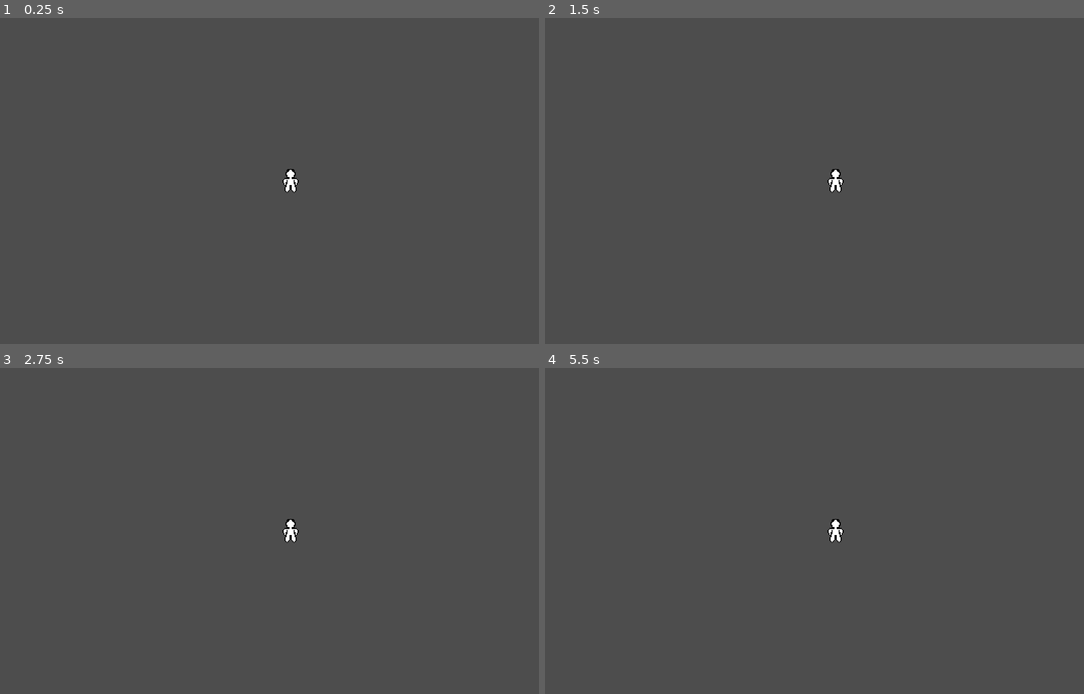
Above: before the commit, frames 1-4 (two rows, left to right).
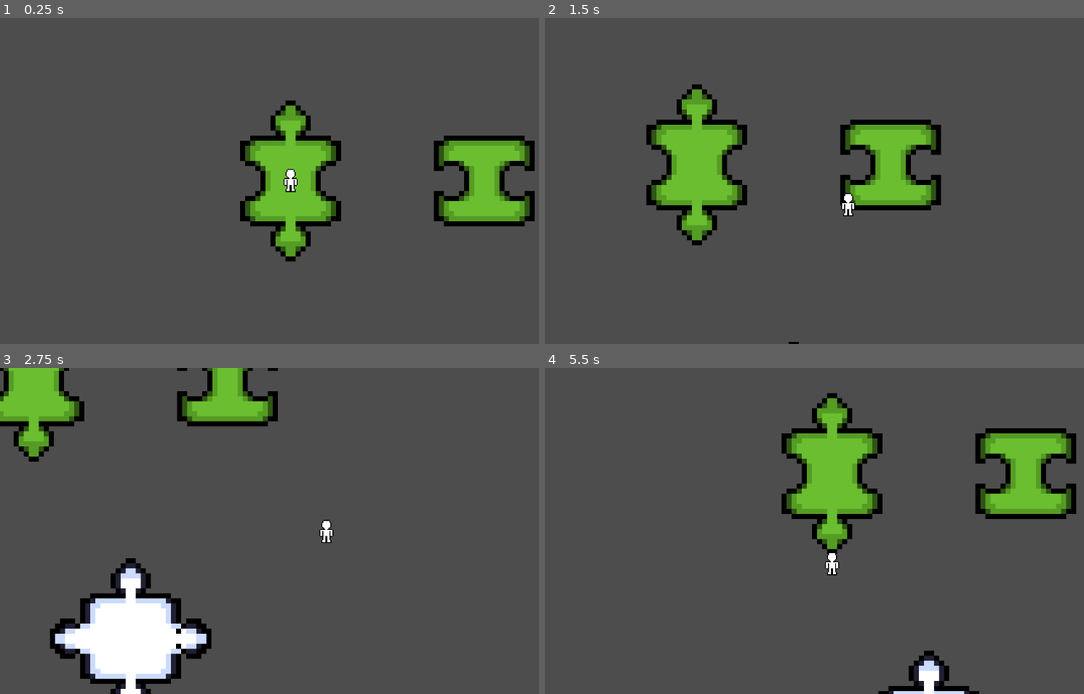
Above: after the commit, the same moments.

Repository: TomasMirandaEros/Juego-Jam
Game: Godot game, scene res://Nivel.tscn
Same seed, same stepped clock (60 frames per second), same inputs: the game is played once before the commit and once after it.
Inputs (mouse positions are in pixels of both pictures, inside the frame that each line leads up to):
- Up to frame 1 (0.25 s): no input
- Up to frame 2 (1.5 s): tap Enter at 0.5 s; move the mouse to (965, 164) at 0.52 s; hold Right (ui_right) 0.53-1.28 s; click (965, 164) at 0.6 s; move the mouse to (717, 197) at 1.27 s; hold Down (ui_down) from 1.28 s (still down); click (717, 197) at 1.35 s
- Up to frame 3 (2.75 s): move the mouse to (350, 459) at 2.02 s; release Down (ui_down) at 2.03 s; hold Right (ui_right) from 2.03 s (still down); click (350, 459) at 2.1 s
- Up to frame 4 (5.5 s): move the mouse to (809, 596) at 2.77 s; release Right (ui_right) at 2.78 s; hold Up (ui_up) 2.78-3.53 s; click (809, 596) at 2.85 s; move the mouse to (1008, 579) at 3.52 s; hold Left (ui_left) 3.53-5.03 s; click (1008, 579) at 3.6 s; move the mouse to (663, 482) at 4.27 s; click (663, 482) at 4.35 s; move the mouse to (863, 531) at 5.02 s; hold Down (ui_down) from 5.03 s (still down); click (863, 531) at 5.1 s

The runs differ from the first frame. In frame 1, 9.8% of the frame differs, in the area x 44-100%, y 25-75%; in frame 2, 10%; in frame 3, 13%, in the area x 0-62%, y 0-100%; in frame 4, 11%.

Commit message:
lopez 0.9

Diff:
--- a/Escenas/Icono purba.tscn
+++ /dev/null
@@ -1,6 +0,0 @@
-[gd_scene load_steps=2 format=3 uid="uid://bb0f35vmm56yn"]
-
-[ext_resource type="Texture2D" uid="uid://iffbqgghwnin" path="res://Escenas/icon.svg" id="1_jb30t"]
-
-[node name="Icon" type="Sprite2D"]
-texture = ExtResource("1_jb30t")
--- /dev/null
+++ b/Escenas/Piezas/Blancas/pieza_blanca.tscn
@@ -0,0 +1,20 @@
+[gd_scene load_steps=4 format=3 uid="uid://cknheak3qlgq0"]
+
+[ext_resource type="PackedScene" uid="uid://be0815nct7g1n" path="res://Escenas/Piezas/pieza_padre.tscn" id="1_6n74l"]
+[ext_resource type="Script" path="res://Scripts/pieza_blanca.gd" id="2_qwcgu"]
+[ext_resource type="Texture2D" uid="uid://bm7ml1l7an6wh" path="res://sprites fichas/Ficha_1_B.png" id="3_rdwar"]
+
+[node name="Pieza_blanca" instance=ExtResource("1_6n74l")]
+script = ExtResource("2_qwcgu")
+
+[node name="Sprite2D" parent="." index="0"]
+texture = ExtResource("3_rdwar")
+
+[node name="Area2D" type="Area2D" parent="." index="1"]
+
+[node name="CollisionPolygon2D" type="CollisionPolygon2D" parent="Area2D" index="0"]
+polygon = PackedVector2Array(12, -76, 12, -44, 44, -36, 52, -12, 76, -12, 76, 12, 52, 12, 44, 36, 12, 44, 12, 76, -12, 76, -12, 44, -44, 36, -52, 12, -76, 12, -76, -12, -52, -12, -44, -36, -12, -44, -12, -76)
+
+[connection signal="body_entered" from="Area2D" to="." method="_on_area_2d_body_entered"]
+[connection signal="body_exited" from="Area2D" to="." method="_on_area_2d_body_exited"]
+[connection signal="input_event" from="Area2D" to="." method="_on_area_2d_input_event"]
--- /dev/null
+++ b/Escenas/Piezas/Verdes/pieza_verde_1.tscn
@@ -0,0 +1,11 @@
+[gd_scene load_steps=4 format=3 uid="uid://bwlirblhgesa2"]
+
+[ext_resource type="PackedScene" uid="uid://be0815nct7g1n" path="res://Escenas/Piezas/pieza_padre.tscn" id="1_au0om"]
+[ext_resource type="Script" path="res://Scripts/Pieza_verde 1.gd" id="2_b8scn"]
+[ext_resource type="Texture2D" uid="uid://bjn46me1qlfmc" path="res://sprites fichas/ficha1.png" id="3_6hqnl"]
+
+[node name="Pieza_verde" instance=ExtResource("1_au0om")]
+script = ExtResource("2_b8scn")
+
+[node name="Sprite2D" parent="." index="0"]
+texture = ExtResource("3_6hqnl")
--- /dev/null
+++ b/Escenas/Piezas/Verdes/pieza_verde_2.tscn
@@ -0,0 +1,9 @@
+[gd_scene load_steps=3 format=3 uid="uid://bcucqtq3okgws"]
+
+[ext_resource type="PackedScene" uid="uid://bwlirblhgesa2" path="res://Escenas/Piezas/Verdes/pieza_verde_1.tscn" id="1_kbt7f"]
+[ext_resource type="Texture2D" uid="uid://y1nglmc4u1om" path="res://sprites fichas/ficha4.png" id="2_0vjsk"]
+
+[node name="Pieza_verde_2" instance=ExtResource("1_kbt7f")]
+
+[node name="Sprite2D" parent="." index="0"]
+texture = ExtResource("2_0vjsk")
--- /dev/null
+++ b/Escenas/Piezas/pieza_padre.tscn
@@ -0,0 +1,10 @@
+[gd_scene load_steps=2 format=3 uid="uid://kr66w1n28mfn"]
+
+[ext_resource type="Script" path="res://Scripts/pieza.gd" id="1_hp3bq"]
+
+[node name="Pieza Padre" type="Node2D" groups=["GrupoDePiezas"]]
+position = Vector2(68, 44)
+script = ExtResource("1_hp3bq")
+
+[node name="Sprite2D" type="Sprite2D" parent="." groups=["GrupoDePiezas"]]
+scale = Vector2(5, 5)
--- a/Escenas/character_body_2d.tscn
+++ b/Escenas/character_body_2d.tscn
@@ -1,18 +1,17 @@
 [gd_scene load_steps=4 format=3 uid="uid://c3x8wjay2v1tm"]
 
-[ext_resource type="Script" path="res://Escenas/character_body_2d.gd" id="1_ekjnj"]
+[ext_resource type="Script" path="res://Scripts/character_body_2d.gd" id="1_s5e71"]
 [ext_resource type="Texture2D" uid="uid://vfdm5k34bf1x" path="res://sprites fichas/PJ-1.png" id="2_l5wao"]
 
-[sub_resource type="CapsuleShape2D" id="CapsuleShape2D_b77hp"]
-radius = 5.0
-height = 10.0
+[sub_resource type="RectangleShape2D" id="RectangleShape2D_0lmlr"]
+size = Vector2(12, 5)
 
-[node name="CharacterBody2D" type="CharacterBody2D"]
-script = ExtResource("1_ekjnj")
+[node name="jugador" type="CharacterBody2D"]
+script = ExtResource("1_s5e71")
 
 [node name="CollisionShape2D" type="CollisionShape2D" parent="."]
-position = Vector2(0, 8)
-shape = SubResource("CapsuleShape2D_b77hp")
+position = Vector2(0, 9.5)
+shape = SubResource("RectangleShape2D_0lmlr")
 
 [node name="Sprite2D" type="Sprite2D" parent="."]
 position = Vector2(0, -1)
@@ -20,3 +19,6 @@
 
 [node name="Camera2D" type="Camera2D" parent="."]
 zoom = Vector2(2, 2)
+limit_smoothed = true
+position_smoothing_enabled = true
+editor_draw_drag_margin = true
--- /dev/null
+++ b/Escenas/npc.tscn
@@ -0,0 +1,15 @@
+[gd_scene load_steps=3 format=3 uid="uid://d3es4arler8yv"]
+
+[ext_resource type="Texture2D" uid="uid://fjuijexbtcil" path="res://sprites fichas/PJ-2.png" id="1_2je2m"]
+[ext_resource type="PackedScene" uid="uid://dk37evnwulvyx" path="res://Escenas/Pensamientos/PensamientoPieza 1_B .tscn" id="2_q75lo"]
+
+[node name="NPC" type="CharacterBody2D"]
+
+[node name="Sprite2D" type="Sprite2D" parent="."]
+texture = ExtResource("1_2je2m")
+
+[node name="Control" parent="." instance=ExtResource("2_q75lo")]
+offset_left = -65.0
+offset_top = -100.0
+offset_right = -65.0
+offset_bottom = -100.0
--- a/Escenas/pieza_padre.tscn
+++ /dev/null
@@ -1,21 +0,0 @@
-[gd_scene load_steps=3 format=3 uid="uid://be0815nct7g1n"]
-
-[ext_resource type="Script" path="res://sprites fichas/pieza.gd" id="1_hp3bq"]
-[ext_resource type="Texture2D" uid="uid://bjn46me1qlfmc" path="res://sprites fichas/ficha1.png" id="1_vhyjg"]
-
-[node name="Pieza Padre" type="Node2D" groups=["GrupoDePiezas"]]
-position = Vector2(68, 44)
-script = ExtResource("1_hp3bq")
-
-[node name="Sprite2D" type="Sprite2D" parent="." groups=["GrupoDePiezas"]]
-scale = Vector2(5, 5)
-texture = ExtResource("1_vhyjg")
-
-[node name="Area2D" type="Area2D" parent="Sprite2D"]
-
-[node name="CollisionPolygon2D" type="CollisionPolygon2D" parent="Sprite2D/Area2D"]
-polygon = PackedVector2Array(10, 10, 10, 2, 6, 2, 6, -3, 10, -3, 10, -9, 4, -9, 4, -16, -4, -16, -4, -9, -10, -9, -10, -3, -7, -3, -7, 2, -10, 2, -10, 9, -4, 9, -4, 16, 5, 16, 5, 10)
-
-[connection signal="body_entered" from="Sprite2D/Area2D" to="." method="_on_area_2d_body_entered"]
-[connection signal="body_exited" from="Sprite2D/Area2D" to="." method="_on_area_2d_body_exited"]
-[connection signal="input_event" from="Sprite2D/Area2D" to="." method="_on_area_2d_input_event"]
--- a/Nivel.tscn
+++ b/Nivel.tscn
@@ -1,9 +1,27 @@
-[gd_scene load_steps=2 format=3 uid="uid://bo4fylwsexak2"]
+[gd_scene load_steps=5 format=3 uid="uid://bo4fylwsexak2"]
 
+[ext_resource type="PackedScene" uid="uid://bwlirblhgesa2" path="res://Escenas/Piezas/Verdes/pieza_verde_1.tscn" id="2_5syik"]
 [ext_resource type="PackedScene" uid="uid://c3x8wjay2v1tm" path="res://Escenas/character_body_2d.tscn" id="2_sr8hk"]
+[ext_resource type="PackedScene" uid="uid://cknheak3qlgq0" path="res://Escenas/Piezas/Blancas/pieza_blanca.tscn" id="3_lmfi0"]
+[ext_resource type="PackedScene" uid="uid://bcucqtq3okgws" path="res://Escenas/Piezas/Verdes/pieza_verde_2.tscn" id="3_vo40h"]
 
 [node name="Ecenario" type="Node2D"]
 
-[node name="CharacterBody2D" parent="." instance=ExtResource("2_sr8hk")]
+[node name="TileMap" type="TileMap" parent="."]
+rendering_quadrant_size = 32
+collision_animatable = true
+format = 2
+
+[node name="CharacterBody2D" parent="TileMap" instance=ExtResource("2_sr8hk")]
 z_index = 3
-position = Vector2(68, 35)
+position = Vector2(64, -32)
+collision_mask = 2
+
+[node name="Pieza_verde" parent="TileMap" instance=ExtResource("2_5syik")]
+position = Vector2(64, -32)
+
+[node name="Pieza_blanca" parent="TileMap" instance=ExtResource("3_lmfi0")]
+position = Vector2(160, 224)
+
+[node name="Pieza_verde_2" parent="TileMap" instance=ExtResource("3_vo40h")]
+position = Vector2(256, -32)
--- /dev/null
+++ b/Scripts/Pieza_verde 1.gd
@@ -0,0 +1,11 @@
+extends Pieza
+
+
+# Called when the node enters the scene tree for the first time.
+func _ready():
+	pass # Replace with function body.
+
+
+# Called every frame. 'delta' is the elapsed time since the previous frame.
+func _process(delta):
+	pass
--- a/Escenas/character_body_2d.gd
+++ b/Scripts/character_body_2d.gd
@@ -1,13 +1,11 @@
 extends CharacterBody2D
 
 var speed = 200
-var EnPlataforma : bool
 
 func get_input():
 	var input_direction = Input.get_vector("ui_left", "ui_right", "ui_up", "ui_down")
 	velocity = input_direction * speed
 
 func _physics_process(delta):
-	if EnPlataforma == true:
-		get_input()
-		move_and_slide()
+	get_input()
+	move_and_slide()
--- /dev/null
+++ b/Scripts/pieza.gd
@@ -0,0 +1,15 @@
+extends Node2D
+class_name Pieza
+'''
+leer esto riqui
+
+lo que voy a hacer con esta escena es que va hacer un padre sin textura ni coliciones
+despues para hacer cada una de las piezas es como crear una escena hederitaria de esta,
+y despues poner la textura y toda esa mierda, como en POO (Programacion Orientada a Objetos)
+con el milei en escuela publica.
+te recomiendo que no lo hagas vos, yo te recomendatia que hagas los NPC y un cuadro de texto
+buscalo en youtube, hay una millonada de tutoriales, y cuando yo este libre, sigo yo con las piezas
+de mierda
+
+cachai?
+'''
--- /dev/null
+++ b/Scripts/pieza_blanca.gd
@@ -0,0 +1,33 @@
+extends Pieza
+
+
+var press:bool
+var move:bool = false
+var moviendo:bool= false
+
+# Called every frame. 'delta' is the elapsed time since the previous frame.
+func _process(delta):
+	print(press)
+	if press and not move:
+		moviendo = true
+		position = lerp(position,get_global_mouse_position(),25*delta)
+		z_index = 10
+	else:
+		moviendo = false
+		z_index= -10
+
+func _on_area_2d_input_event(viewport, event, shape_idx):
+	if event is InputEventMouseButton:
+		if !Input.is_action_just_pressed("Click"):
+			press = false
+		else:
+			press = true
+
+
+func _on_area_2d_body_entered(body):
+	if not moviendo:
+		move = true
+
+func _on_area_2d_body_exited(body):
+	if not moviendo:
+		move = false
--- a/project.godot
+++ b/project.godot
@@ -49,10 +49,24 @@
 , Object(InputEventKey,"resource_local_to_scene":false,"resource_name":"","device":-1,"window_id":0,"alt_pressed":false,"shift_pressed":false,"ctrl_pressed":false,"meta_pressed":false,"pressed":false,"keycode":0,"physical_keycode":83,"key_label":0,"unicode":115,"echo":false,"script":null)
 ]
 }
+Click={
+"deadzone": 0.5,
+"events": [Object(InputEventMouseButton,"resource_local_to_scene":false,"resource_name":"","device":-1,"window_id":0,"alt_pressed":false,"shift_pressed":false,"ctrl_pressed":false,"meta_pressed":false,"button_mask":0,"position":Vector2(0, 0),"global_position":Vector2(0, 0),"factor":1.0,"button_index":1,"canceled":false,"pressed":false,"double_click":false,"script":null)
+]
+}
 
 [input_devices]
 
 pointing/emulate_touch_from_mouse=true
+
+[layer_names]
+
+2d_render/layer_1="player"
+2d_render/layer_2="Agua de fondo"
+2d_render/layer_3="piezas"
+2d_physics/layer_1="player"
+2d_physics/layer_2="agua de fondo"
+2d_physics/layer_3="piezas"
 
 [rendering]
 
--- a/sprites fichas/pieza.gd
+++ /dev/null
@@ -1,41 +0,0 @@
-extends Node2D
-'''
-leer esto riqui
-
-lo que voy a hacer con esta escena es que va hacer un padre sin textura ni coliciones
-despues para hacer cada una de las piezas es como crear una escena hederitaria de esta,
-y despues poner la textura y toda esa mierda, como en POO (Programacion Orientada a Objetos)
-con el milei en escuela publica.
-te recomiendo que no lo hagas vos, yo te recomendatia que hagas los NPC y un cuadro de texto
-buscalo en youtube, hay una millonada de tutoriales, y cuando yo este libre, sigo yo con las piezas
-de mierda
-
-cachai?
-'''
-var press:bool = false #variable para saber si el mouse esta presionando
-var mover:bool #variable para saber si el personaje esta el el bloque
-
-func _process(delta):
-	if press: #asi es una forma sencilla de poner (if press == true:)
-		move()
-
-func move(): #funcion para mover la pieza
-	global_position=get_global_mouse_position()
-
-
-func _on_area_2d_body_entered(body): #si el personaje entra en la pieza (lo voy a borrar)
-	mover = false
-	body.EnPlataforma = true
-
-
-func _on_area_2d_body_exited(body):#si el personaje sale de la pieza (lo voy a borrar)
-	var mover = true
-	body.EnPlataforma = false
-
-func _on_area_2d_input_event(viewport, event, shape_idx): #funcion para cuando hace click
-	if not mover: #: si jugador no esta en el bloque
-		if event is InputEventScreenTouch:
-			if event.is_pressed():
-				press = true
-			else:
-				press = false
Renamed: Escenas/icon.svg -> icon.svg
Not shown, changed: icon.svg.import
Binary file changed: sprites fichas/PJ-1.png
